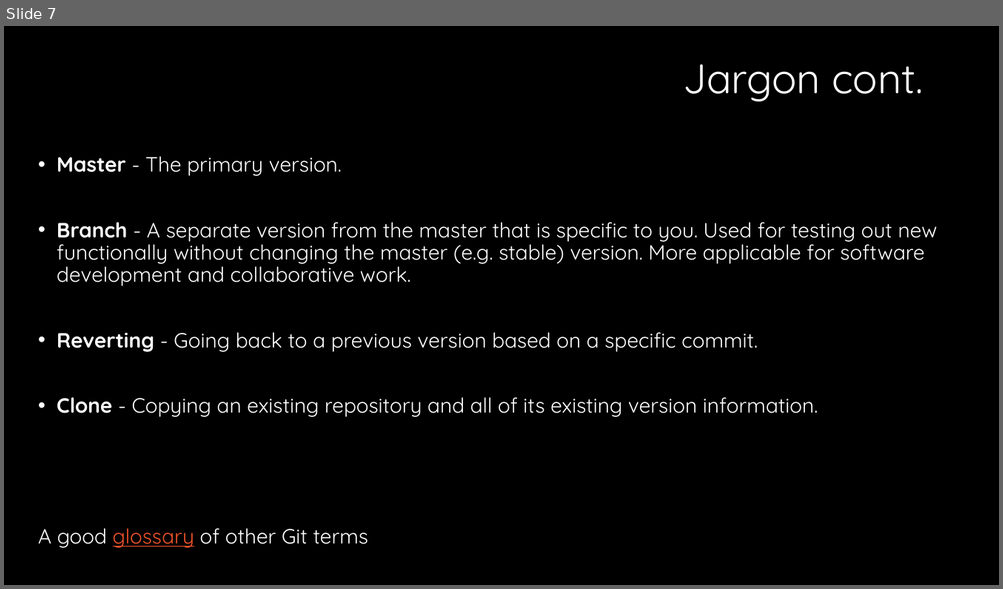
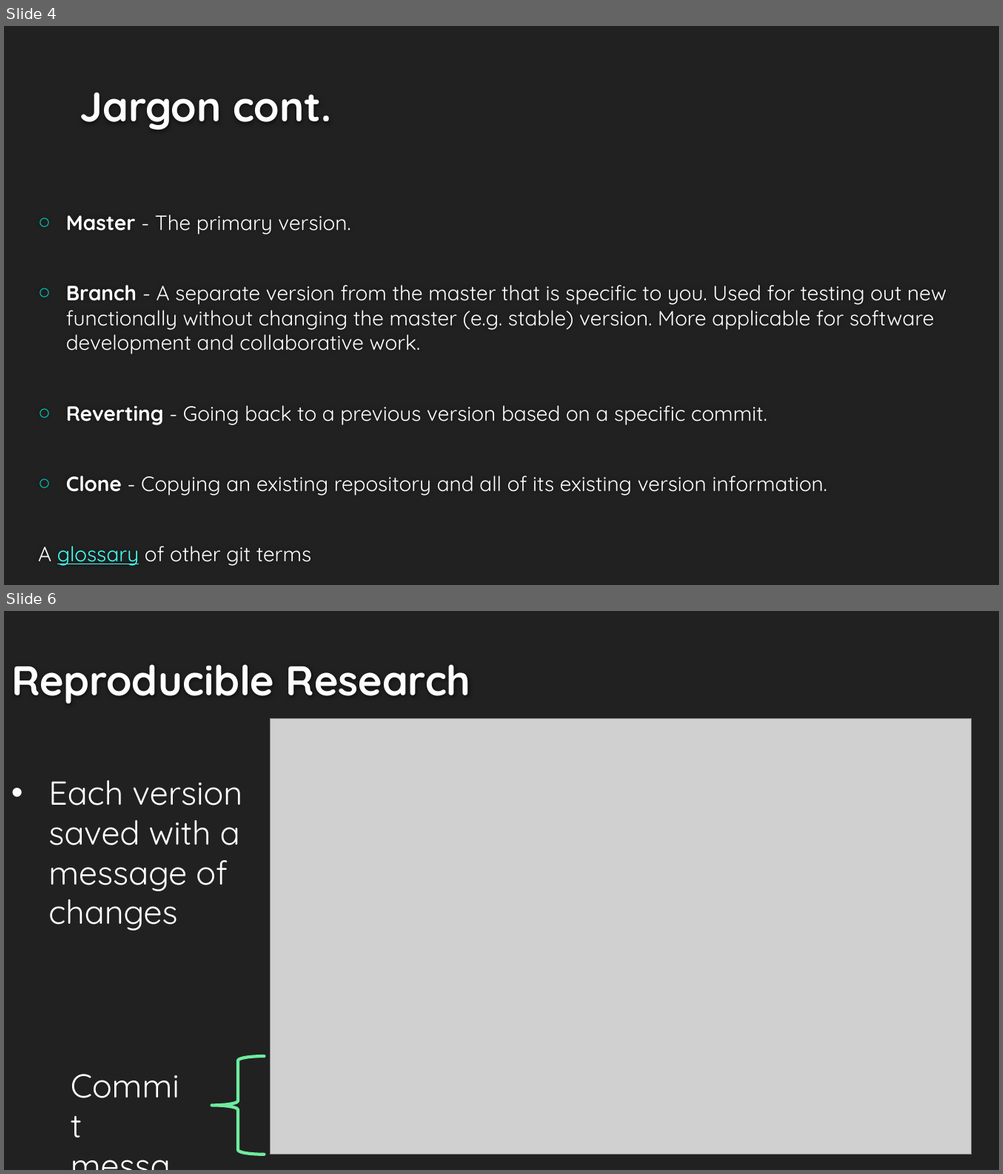
Before and after one commit to smithderek/gitExample, a slide deck: Git and GitHub.pptx. Shown one above the other, each under a label of ours: slide 7 before the commit, slides 4 and 6 after it; the slides between them are not shown. The pictures are 1003x589 and 1003x1174 pixels, drawn with LibreOffice and Linux fonts; fonts in the diff are those of the drawing; grey boxes stand for pictures; background and template pictures are left out. Boxes give left, top, right and bottom in pixels: in the first picture for what was removed or moved away, otherwise in the second. Text is boxed around its words. In the diff, an @@ line names an element or a change of style, - is before the commit and + after.

```diff
--- a/Git and GitHub.pptx
+++ b/Git and GitHub.pptx
@@ slide 6 added at (x1=4, y1=611, x2=999, y2=1170), background #212121 @@
@@ title added at (x1=11, y1=664, x2=471, y2=703), 40 pt, text #FEFEFE, bold @@
+Reproducible Research
@@ picture added at (x1=270, y1=718, x2=971, y2=1155) @@
@@ text added at (x1=48, y1=780, x2=242, y2=931), 32 pt, text #FFFFFF @@
+• Each version saved with a message of changes
@@ text added at (x1=63, y1=1062, x2=196, y2=1150), 32 pt, text #FFFFFF @@
+Commit
+message
@@ left brace added at (x1=211, y1=1056, x2=264, y2=1155), outline #6FEBA0 3 pt @@
@@ what was slide 7 is now slide 4 @@
@@ slide 4 changed as well @@
@@ background #000000 to #212121 @@
@@ title "Jargon cont." at (x1=79, y1=93, x2=331, y2=130): text colour #FFFFFF to #FEFEFE, bold on; alignment right to left; line spacing 0.9 to 1; vertical alignment middle to bottom @@
@@ text "Master - The primary version." moved from (x1=38, y1=156, x2=937, y2=548) to (x1=38, y1=215, x2=946, y2=566) @@
@@ text "Master - The primary version." at (x1=38, y1=215, x2=946, y2=566): vertical alignment top to middle @@
@@ text at (x1=66, y1=215, x2=946, y2=496): bullet • to ○; line spacing 0.9 to 1 @@
@@ text at (x1=38, y1=546, x2=311, y2=566): text changed @@
-A good glossary of other Git terms
+A glossary of other git terms
```
Also in this commit, not shown: 11 other slides changed, 13 other slides added, 2 slides removed.
